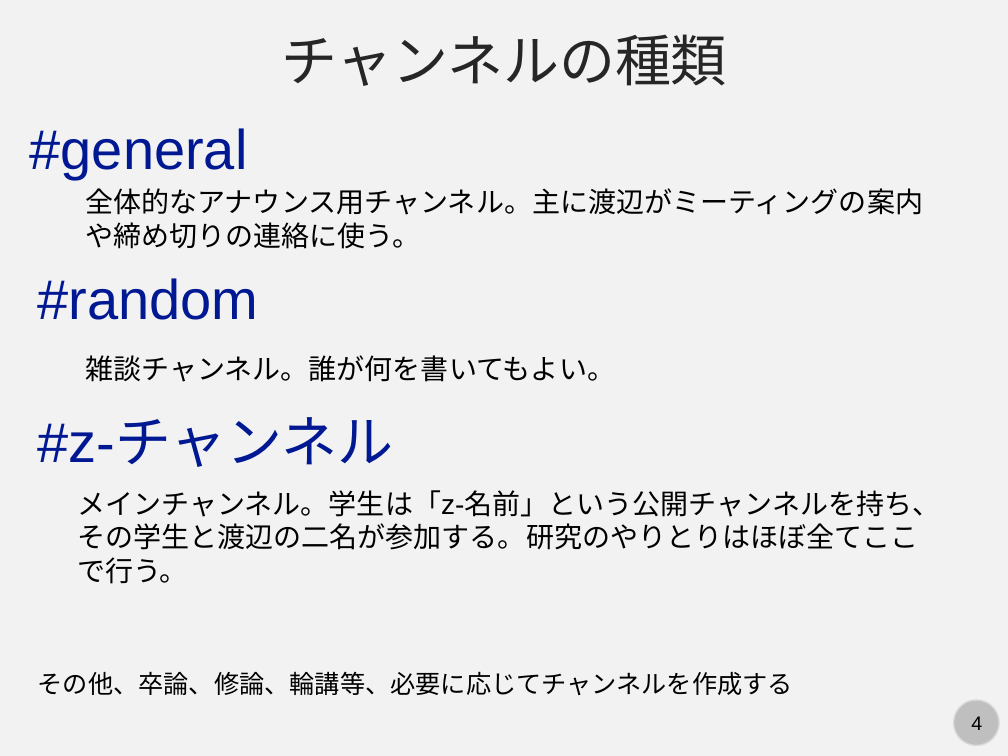
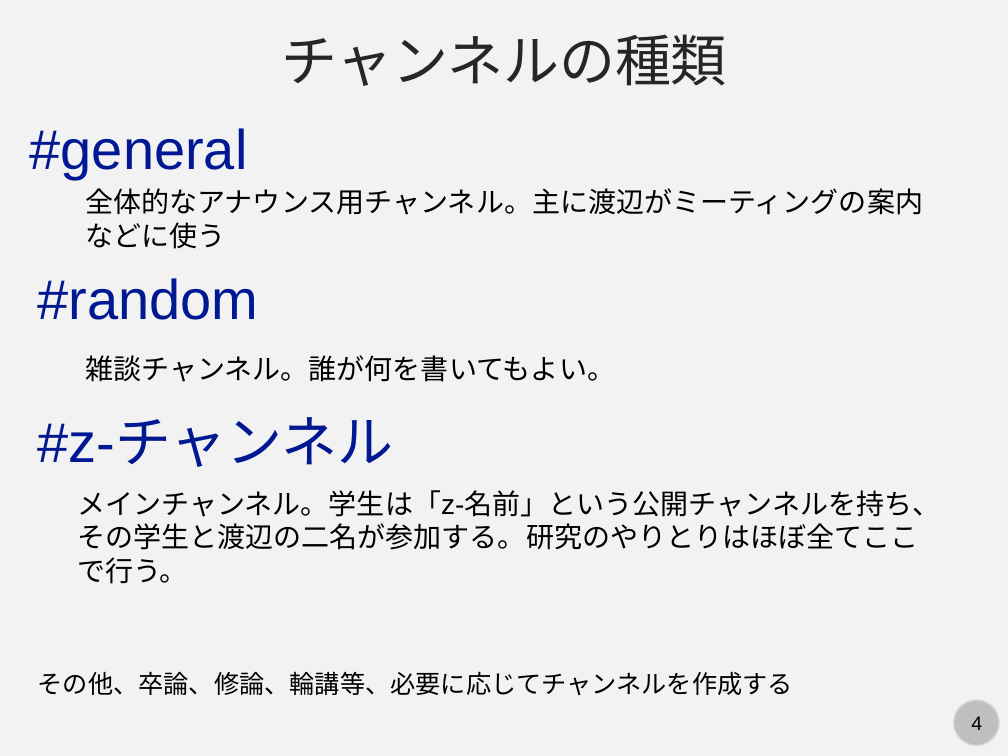
Before and after one commit to kaityo256/lab_startup, a slide deck: slide 4 of slack/slack.pptx. Drawn at 1008x756 pixels with LibreOffice and Linux fonts; fonts in the diff are those of the drawing. Boxes give left, top, right and bottom in pixels: in the first picture for what was removed or moved away, otherwise in the second. Text is boxed around its words. In the diff, an @@ line names an element or a change of style, - is before the commit and + after.

```diff
--- a/slack/slack.pptx
+++ b/slack/slack.pptx
@@ text at [85,188,923,249]: text changed @@
-全体的なアナウンス用チャンネル。主に渡辺がミーティングの案内や締め切りの連絡に使う。
+全体的なアナウンス用チャンネル。主に渡辺がミーティングの案内などに使う
```
Also in this commit, not shown: 4 other slides changed, 1 slide added, 1 other file.
